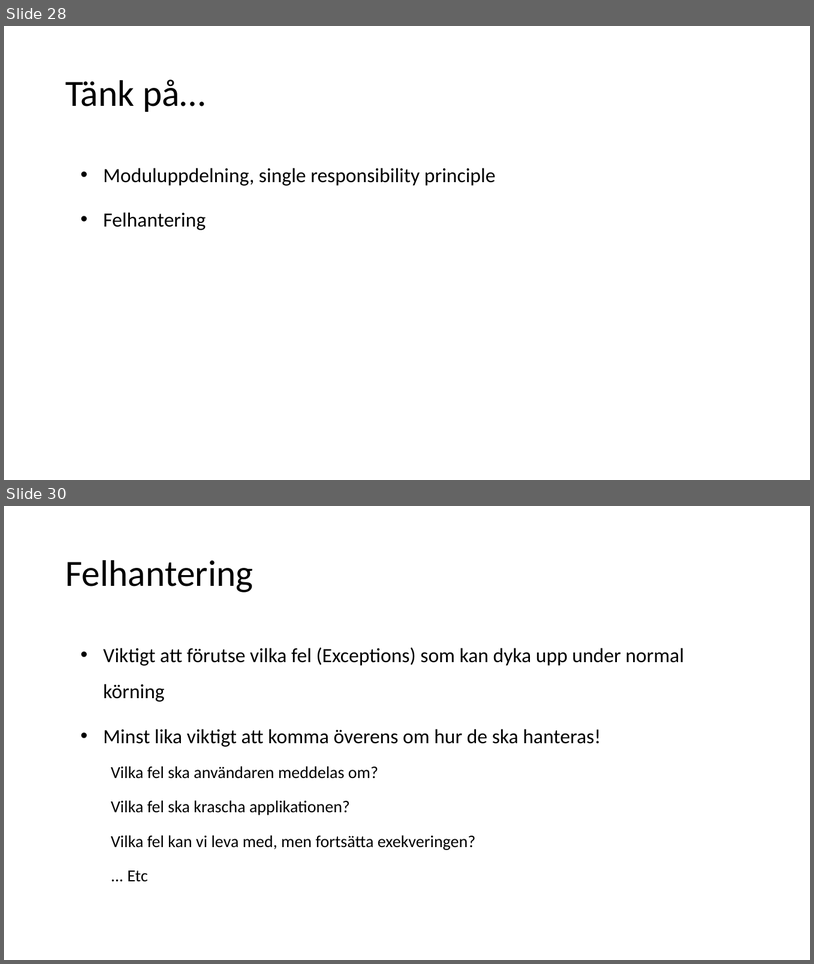
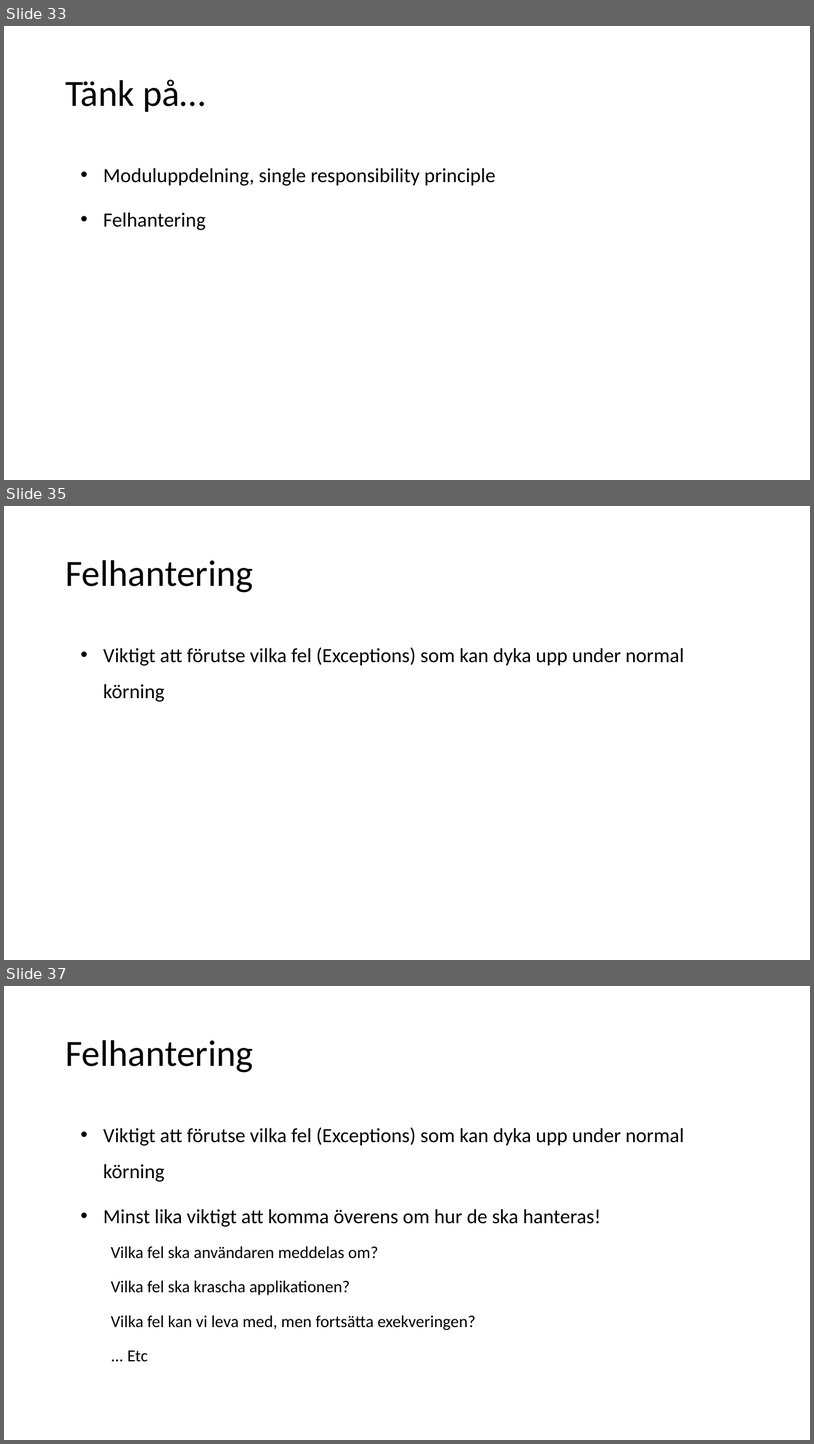
Before and after one commit to aludkiewicz/kodarskolan, a slide deck: Kodarskolan.pptx. Shown one above the other, each under a label of ours: slides 28 and 30 before the commit, slides 33, 35 and 37 after it; the slides between them are not shown. The pictures are 814x964 and 814x1444 pixels, drawn with LibreOffice and Linux fonts; fonts in the diff are those of the drawing. Boxes give left, top, right and bottom in pixels: in the first picture for what was removed or moved away, otherwise in the second. Text is boxed around its words. In the diff, an @@ line names an element or a change of style, - is before the commit and + after.

```diff
--- a/Kodarskolan.pptx
+++ b/Kodarskolan.pptx
@@ slide 35 added at (4,506,810,960), background #FFFFFF @@
@@ title added at (65,560,253,592), 44 pt, text #000000 @@
+Felhantering
@@ text added at (103,647,684,702), 24 pt, text #000000 @@
+• Viktigt att förutse vilka fel (Exceptions) som kan dyka upp under normal körning
@@ what was slide 28 is now slide 33 @@
@@ what was slide 30 is now slide 37 @@
```
Also in this commit, not shown: 8 slides changed, 9 other slides added, 2 slides removed, 1 other file.
